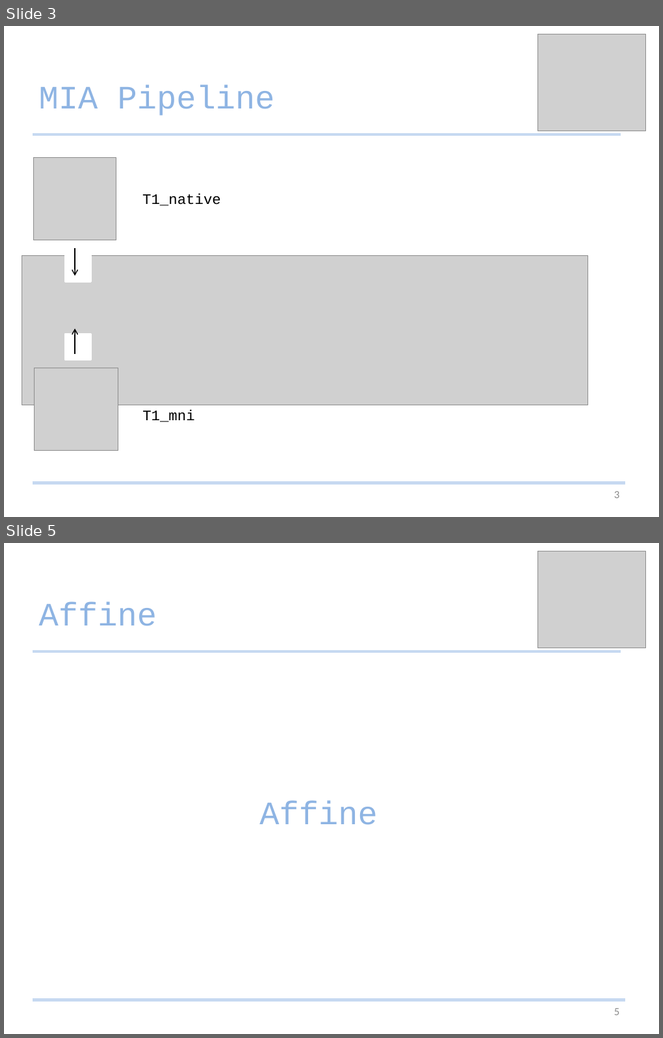
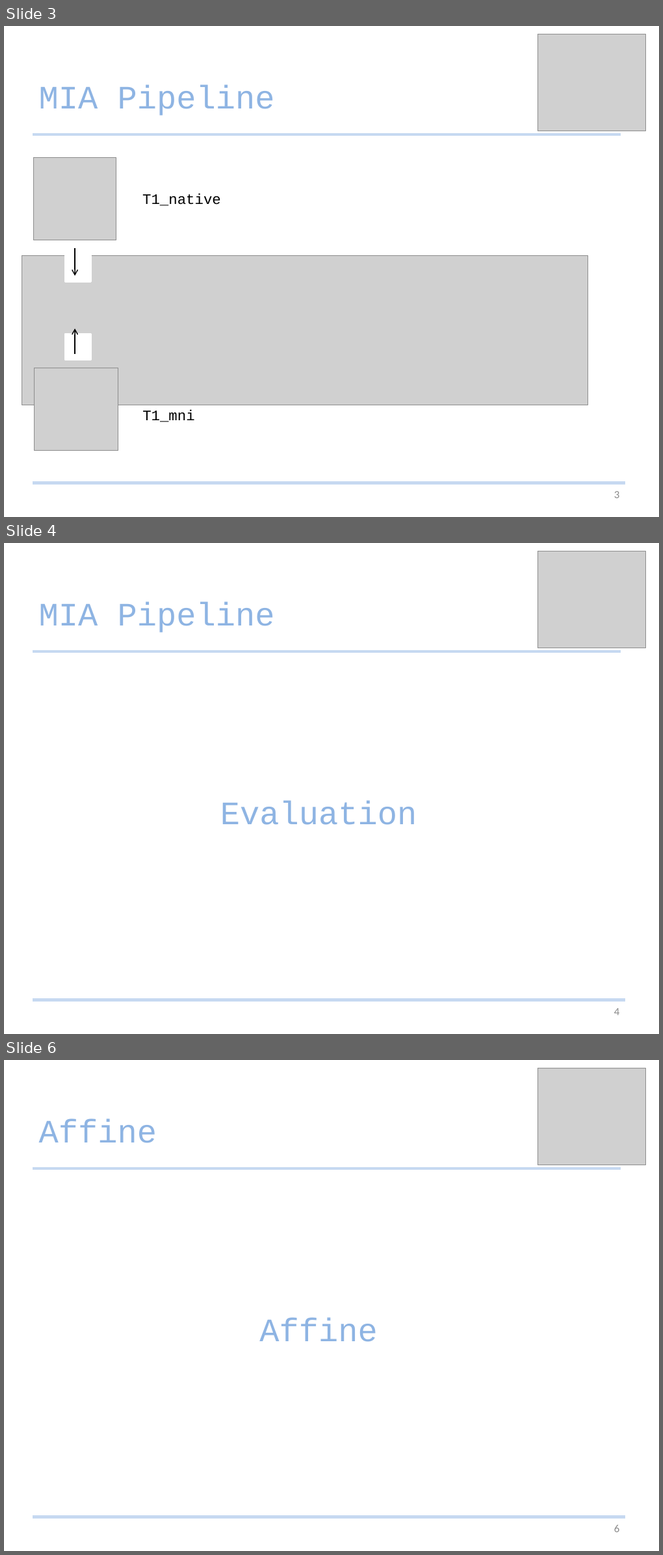
Before and after one commit to Studijacob/MIALab, a slide deck: wd/Documentation/MIALab presentation.pptx. Shown one above the other, each under a label of ours: slides 3 and 5 before the commit, slides 3, 4 and 6 after it; the slides between them are not shown. The pictures are 663x1038 and 663x1555 pixels, drawn with LibreOffice and Linux fonts; fonts in the diff are those of the drawing; grey boxes stand for pictures. Boxes give left, top, right and bottom in pixels: in the first picture for what was removed or moved away, otherwise in the second. Text is boxed around its words. In the diff, an @@ line names an element or a change of style, - is before the commit and + after.

```diff
--- a/wd/Documentation/MIALab presentation.pptx
+++ b/wd/Documentation/MIALab presentation.pptx
@@ slide 4 added at [4,543,659,1034], background #FFFFFF @@
@@ picture added at [538,551,646,648] @@
@@ title added at [39,601,275,633], 36 pt, text #8EB4E3 @@
+MIA Pipeline
@@ line added from (32, 651) to (621, 651), #C6D9F1 3 pt @@
@@ text added at [220,801,417,825], 36 pt, text #8EB4E3 @@
+Evaluation
@@ line added from (32, 1001) to (626, 1001), #C6D9F1 3 pt @@
@@ page number added at [614,1008,620,1016], 12 pt, text #8C8C8C @@
+4
@@ what was slide 5 is now slide 6 @@
@@ page number at [614,1525,620,1533]: text changed @@
-5
+6
```
Also in this commit, not shown: 7 slides changed, 4 other slides added.
